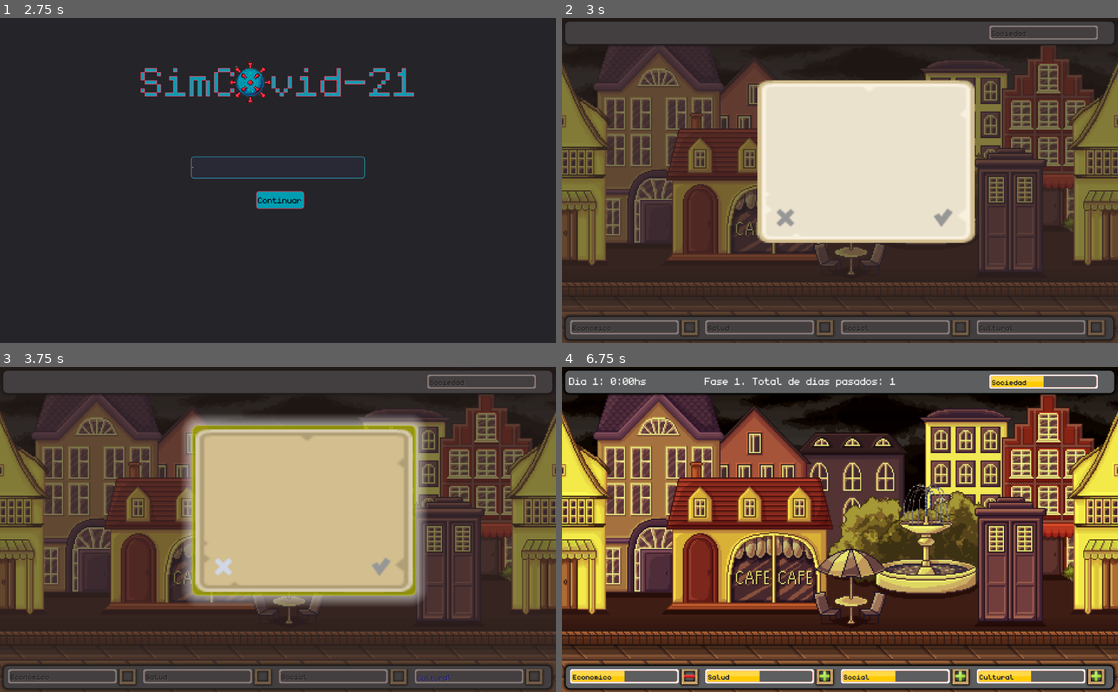
Above: before the commit, frames 1-4 (two rows, left to right).
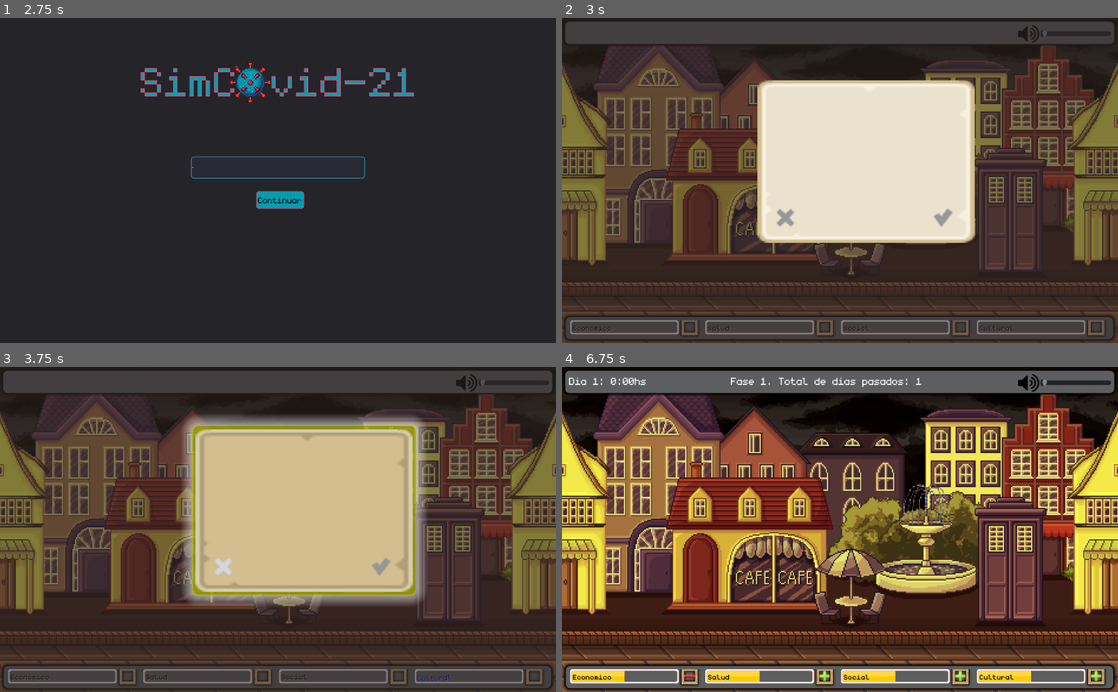
Above: after the commit, the same moments.

Repository: compumundohipermegaredUNQ/SimCovid-21
Game: Godot game, scene res://Main.tscn
Two runs of this game, one before a commit and one after it. Both use one fixed random seed, a clock stepped at 60 frames per second and the inputs below. Video files are missing from this copy of the repository; at most half a second of black plays in their place.
Inputs (mouse positions are in pixels of both pictures, inside the frame that each line leads up to):
- Up to frame 1 (2.75 s): click "Comenzar" at 0.5 s; click (278, 167) at 1.27 s; type "12" at 1.35 s; click "Comenzar" at 2 s
- Up to frame 2 (3 s): click "Ayuda" at 2.75 s
- Up to frame 3 (3.75 s): click (222, 565) at 3.5 s
- Up to frame 4 (6.75 s): click (945, 565) at 4.25 s; click (784, 565) at 5 s; click (945, 565) at 5.75 s; click (784, 565) at 6.5 s

Frame 1 is identical in both runs. In frame 2, 0.3% of the frame differs, in the area x 76-99%, y 2-8%; in frame 3, 0.3%; in frame 4, 1.2%, in the area x 25-99%, y 2-8%.

Commit message:
slide para manejar el volumen

Diff:
--- a/Main.tscn
+++ b/Main.tscn
@@ -190,6 +190,7 @@
 
 [node name="BackgroundMusic" type="AudioStreamPlayer" parent="Background"]
 stream = ExtResource( 24 )
+volume_db = -6.969
 autoplay = true
 
 [node name="Timer" type="Timer" parent="."]
--- a/default_bus_layout.tres
+++ b/default_bus_layout.tres
@@ -1,10 +1,10 @@
 [gd_resource type="AudioBusLayout" format=2]
 
 [resource]
-bus/0/volume_db = 0.0694828
+bus/0/volume_db = -21.0931
 bus/1/name = "sfx"
 bus/1/solo = false
 bus/1/mute = false
 bus/1/bypass_fx = false
-bus/1/volume_db = -6.91795
+bus/1/volume_db = -12.9844
 bus/1/send = "Master"
--- a/src/Bar/HealthBarGroup.gd
+++ b/src/Bar/HealthBarGroup.gd
@@ -4,8 +4,6 @@
 onready var economia_bar = $BottomPanel/HBoxContainer/Economico
 onready var salud_bar = $BottomPanel/HBoxContainer/Salud
 onready var social_bar = $BottomPanel/HBoxContainer/Social
-onready var overall_bar = $TopPanel/HBoxContainer/OverallBar
-
 var rng
 var global_timer
 var pedestrian_spawner
@@ -61,8 +59,8 @@
 	salud_weight = clamp(salud_weight, 0.1, 0.6)
 	social_weight = clamp(social_weight, 0.1, 0.4)
 
-	var overall_value = cultural_bar.get_healthbar_value() * cultural_weight + economia_bar.get_healthbar_value() * economia_weight + salud_bar.get_healthbar_value() * salud_weight + social_bar.get_healthbar_value() * social_weight
-	overall_bar.set_healthbar_value(overall_value)
+	#var overall_value = cultural_bar.get_healthbar_value() * cultural_weight + economia_bar.get_healthbar_value() * economia_weight + salud_bar.get_healthbar_value() * salud_weight + social_bar.get_healthbar_value() * social_weight
+	#overall_bar.set_healthbar_value(overall_value)
 
 func get_percentages():
 	var percentages = []
@@ -144,3 +142,9 @@
 	var max_value = max_values_sorted[_get_position_from_random()]
 	var best_or_worst_bar = max_values[max_value]
 	return [best_or_worst_bar, bar_names[best_or_worst_bar].get_value()]
+
+func _on_HSlider_value_changed(value):
+	AudioServer.set_bus_volume_db(
+		AudioServer.get_bus_index("Master"),
+		linear2db(value)
+	)
--- a/src/Bar/HealthBarGroup.tscn
+++ b/src/Bar/HealthBarGroup.tscn
@@ -1,9 +1,10 @@
-[gd_scene load_steps=7 format=2]
+[gd_scene load_steps=8 format=2]
 
 [ext_resource path="res://src/Bar/HealthBar.tscn" type="PackedScene" id=1]
 [ext_resource path="res://src/Bar/HealthBarGroup.gd" type="Script" id=2]
 [ext_resource path="res://assets/Bar/BoxStyle.tres" type="StyleBox" id=3]
 [ext_resource path="res://assets/Fonts/monogram.ttf" type="DynamicFontData" id=4]
+[ext_resource path="res://assets/pngfind.com-horn-png-1747603.png" type="Texture" id=5]
 
 [sub_resource type="DynamicFont" id=1]
 size = 30
@@ -45,32 +46,38 @@
 }
 
 [node name="Clock" type="RichTextLabel" parent="TopPanel/HBoxContainer"]
-margin_right = 248.0
-margin_bottom = 29.0
+margin_right = 296.0
+margin_bottom = 33.0
 size_flags_horizontal = 7
 size_flags_vertical = 7
 size_flags_stretch_ratio = 0.5
 custom_fonts/normal_font = SubResource( 1 )
 
 [node name="Fase" type="RichTextLabel" parent="TopPanel/HBoxContainer"]
-margin_left = 250.0
-margin_right = 748.0
-margin_bottom = 29.0
+margin_left = 298.0
+margin_right = 825.0
+margin_bottom = 33.0
 size_flags_horizontal = 7
 size_flags_vertical = 5
+size_flags_stretch_ratio = 0.89
 custom_fonts/normal_font = SubResource( 2 )
 
-[node name="OverallBar" parent="TopPanel/HBoxContainer" instance=ExtResource( 1 )]
-anchor_right = 0.0
-anchor_bottom = 0.0
-margin_left = 774.0
-margin_top = 1.0
-margin_right = 974.0
-margin_bottom = 27.0
-size_flags_horizontal = 6
-size_flags_vertical = 4
-size_flags_stretch_ratio = 0.5
-label = "Sociedad"
+[node name="TextureRect" type="TextureRect" parent="TopPanel/HBoxContainer"]
+margin_left = 827.0
+margin_right = 866.0
+margin_bottom = 33.0
+size_flags_stretch_ratio = 1.04
+texture = ExtResource( 5 )
+
+[node name="HSlider" type="HSlider" parent="TopPanel/HBoxContainer"]
+margin_left = 868.0
+margin_right = 999.0
+margin_bottom = 33.0
+size_flags_horizontal = 11
+size_flags_vertical = 1
+size_flags_stretch_ratio = 0.22
+max_value = 1.0
+step = 0.1
 
 [node name="BottomPanel" type="Panel" parent="."]
 anchor_top = 1.0
@@ -142,3 +149,5 @@
 multiplier = 0.5
 label = "Cultural"
 percentage = 0.1
+
+[connection signal="value_changed" from="TopPanel/HBoxContainer/HSlider" to="." method="_on_HSlider_value_changed"]
Binary file removed: assets/Bar/pngfind.com-horn-png-1747603.png
Binary file added: assets/City/white_square.png
Not shown, added: assets/City/white_square.png.import
Binary file added: assets/Pedestrians/kisspng-volume-computer-icons-sound-icon-volume-5adc5b8bf3c9e0.3983945915243907959986.png
Not shown, added: assets/Pedestrians/kisspng-volume-computer-icons-sound-icon-volume-5adc5b8bf3c9e0.3983945915243907959986.png.import
Binary file added: assets/pngfind.com-horn-png-1747603.png
Not shown, changed: assets/pngfind.com-horn-png-1747603.png.import
